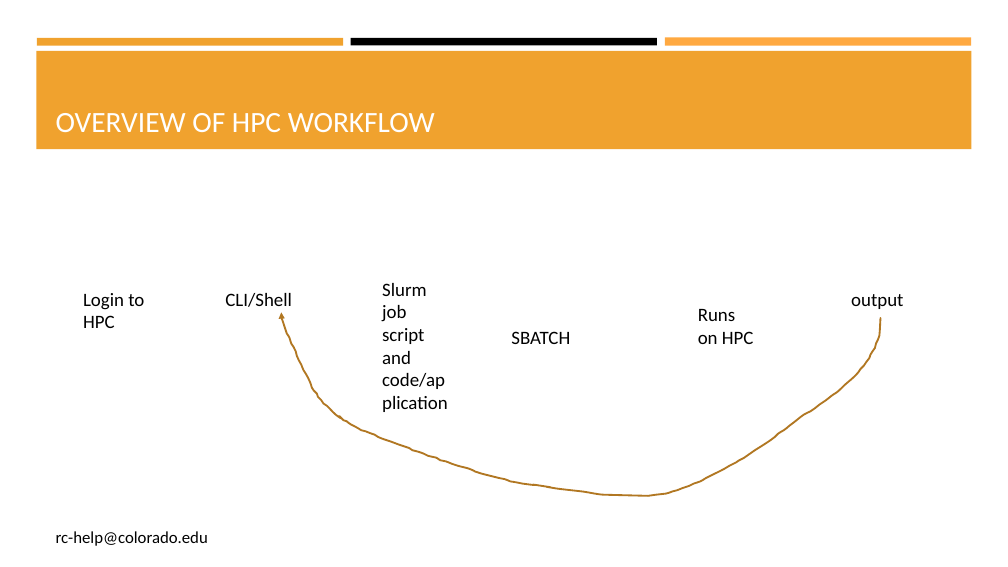
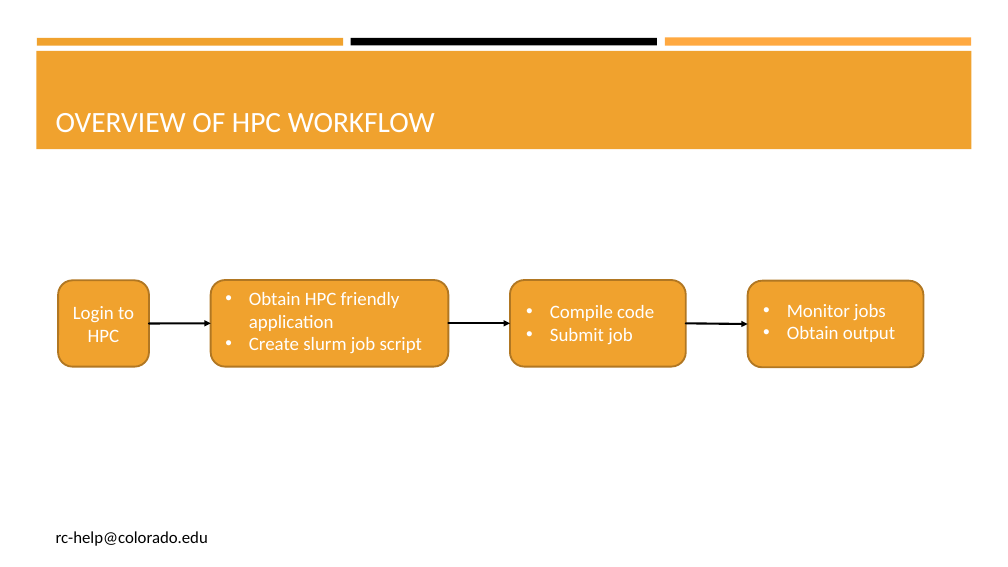
Before and after one commit to b-reyes/Presentations, a slide deck: slide 13 of CU_presentation/CU_boulder_presentation.pptx. Drawn at 1008x567 pixels with LibreOffice and Linux fonts; fonts in the diff are those of the drawing. Boxes give left, top, right and bottom in pixels: in the first picture for what was removed or moved away, otherwise in the second. Text is boxed around its words. In the diff, an @@ line names an element or a change of style, - is before the commit and + after.

Commit message:
finish the slides: submitting a slurm script, overview of an HPC workflow, and further help, and generate a pdf

```diff
--- a/CU_presentation/CU_boulder_presentation.pptx
+++ b/CU_presentation/CU_boulder_presentation.pptx
@@ rounded rectangle "Login to HPC": place and size @@
-rounded rectangle "Login to HPC" at [83,293,144,328]
+rounded rectangle "Login to HPC" at [58,281,149,367]
@@ rounded rectangle "Login to HPC" at [58,281,149,367]: text colour #000000 to #FFFFFF; alignment left to centre; vertical alignment top to middle; fill none to #F0A22E; outline none to #B27822 1.75 pt @@
@@ rounded rectangle added at [211,280,448,367], fill #F0A22E, outline #B27822 1.75 pt @@
@@ text removed at [225,293,292,307] @@
-CLI/Shell
@@ text added at [249,292,422,353], 18 pt, text #FFFFFF @@
+• Obtain HPC friendly application
+• Create slurm job script
@@ text removed at [382,283,445,389] @@
-Slurm job script and code/application
@@ rounded rectangle added at [510,280,687,367], fill #F0A22E, outline #B27822 1.75 pt @@
@@ rounded rectangle added at [748,281,924,368], fill #F0A22E, outline #B27822 1.75 pt @@
@@ text removed at [851,294,903,309] @@
-output
@@ arrow added from (149, 324) to (211, 324), #000000 2 pt @@
@@ freeform shape removed at [281,312,881,496] @@
@@ arrow added from (448, 324) to (510, 324), #000000 2 pt @@
@@ text added at [550,305,654,345], 18 pt, text #FFFFFF @@
+• Compile code
+• Submit job
@@ arrow added from (686, 324) to (748, 324), #000000 2 pt @@
@@ text removed at [698,309,754,344] @@
-Runs on HPC
@@ text added at [787,304,895,342], 18 pt, text #FFFFFF @@
+• Monitor jobs
+• Obtain output
@@ text removed at [511,331,570,344] @@
-SBATCH
```
Also in this commit, not shown: 6 other slides changed, 2 other files.
